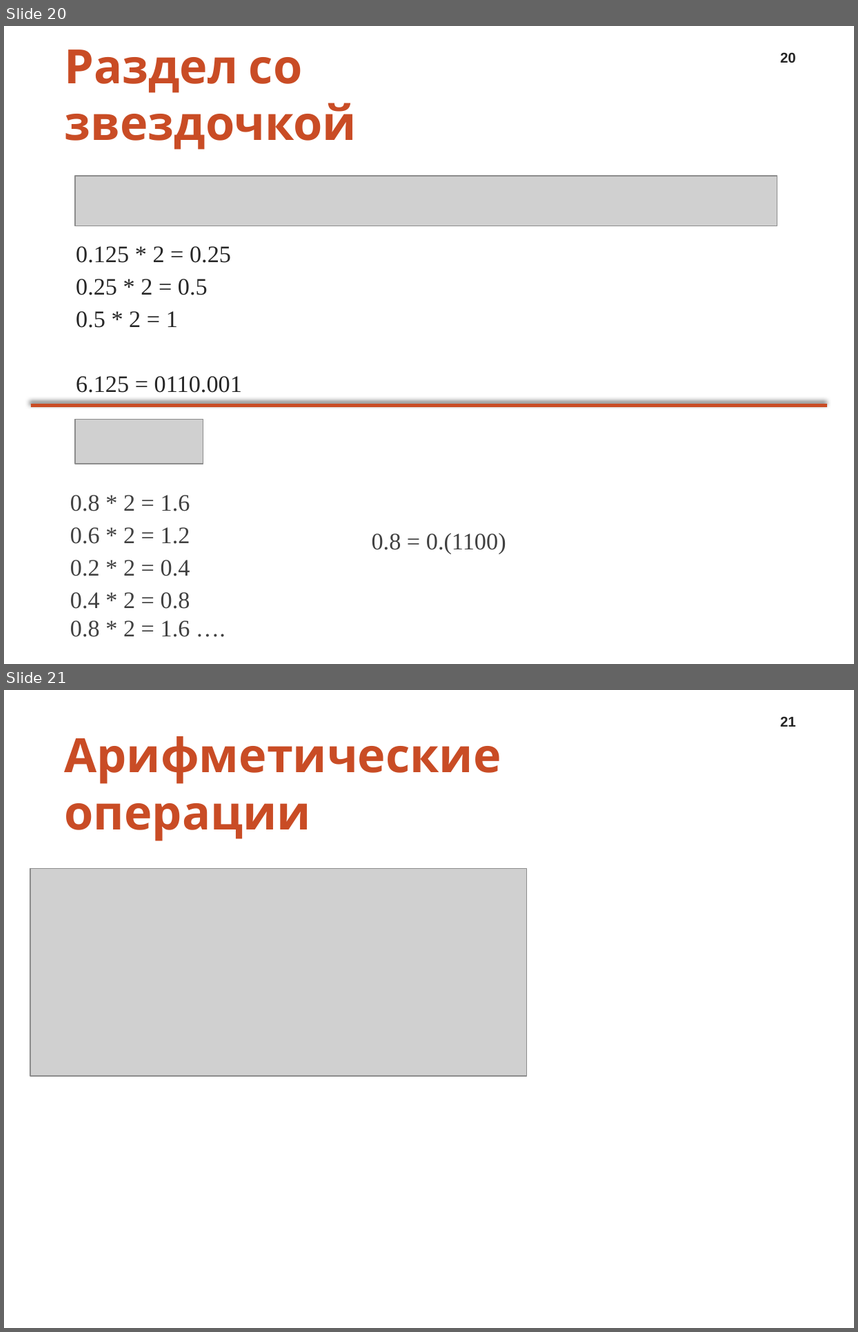
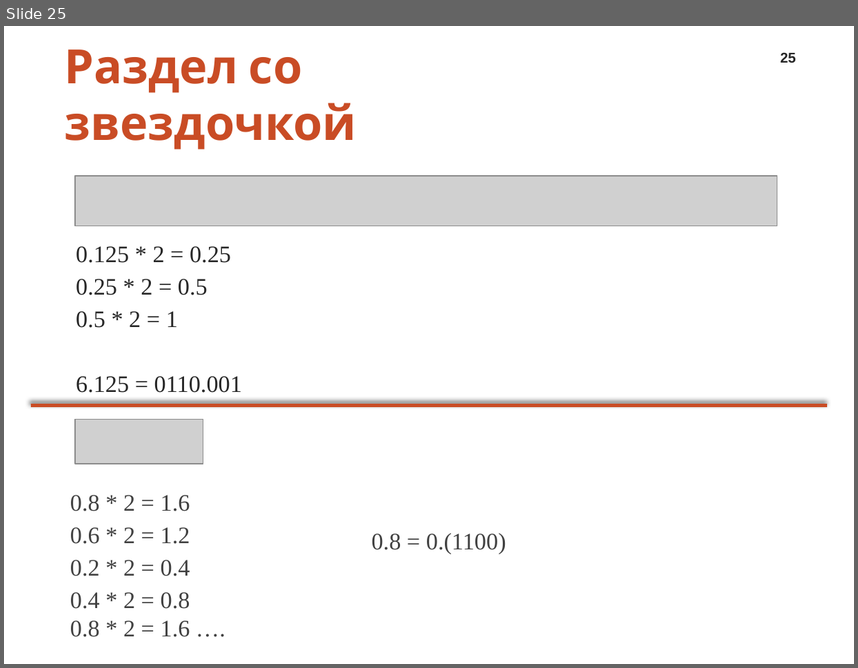
Before and after one commit to IriEfremova/LessonsCube, a slide deck: Android/Lesson4/Peremennie.pptx. Shown one above the other, each under a label of ours: slides 20 and 21 before the commit, slide 25 after it. The pictures are 858x1332 and 858x668 pixels, drawn with LibreOffice and Linux fonts; fonts in the diff are those of the drawing; grey boxes stand for pictures; background and template pictures are left out. Boxes give left, top, right and bottom in pixels: in the first picture for what was removed or moved away, otherwise in the second. Text is boxed around its words. In the diff, an @@ line names an element or a change of style, - is before the commit and + after.

```diff
--- a/Android/Lesson4/Peremennie.pptx
+++ b/Android/Lesson4/Peremennie.pptx
@@ slide 21 removed at (x1=4, y1=690, x2=854, y2=1328), background #FFFFFF @@
@@ page number removed at (x1=780, y1=716, x2=796, y2=727) @@
-21
@@ title removed at (x1=64, y1=736, x2=501, y2=841) @@
-Арифметические операции
@@ picture removed at (x1=30, y1=869, x2=527, y2=1076) @@
@@ what was slide 20 is now slide 25 @@
@@ page number at (x1=780, y1=52, x2=796, y2=63): text changed @@
-20
+25
```
Also in this commit, not shown: 5 slides added, 2 other slides removed, 2 other files.
